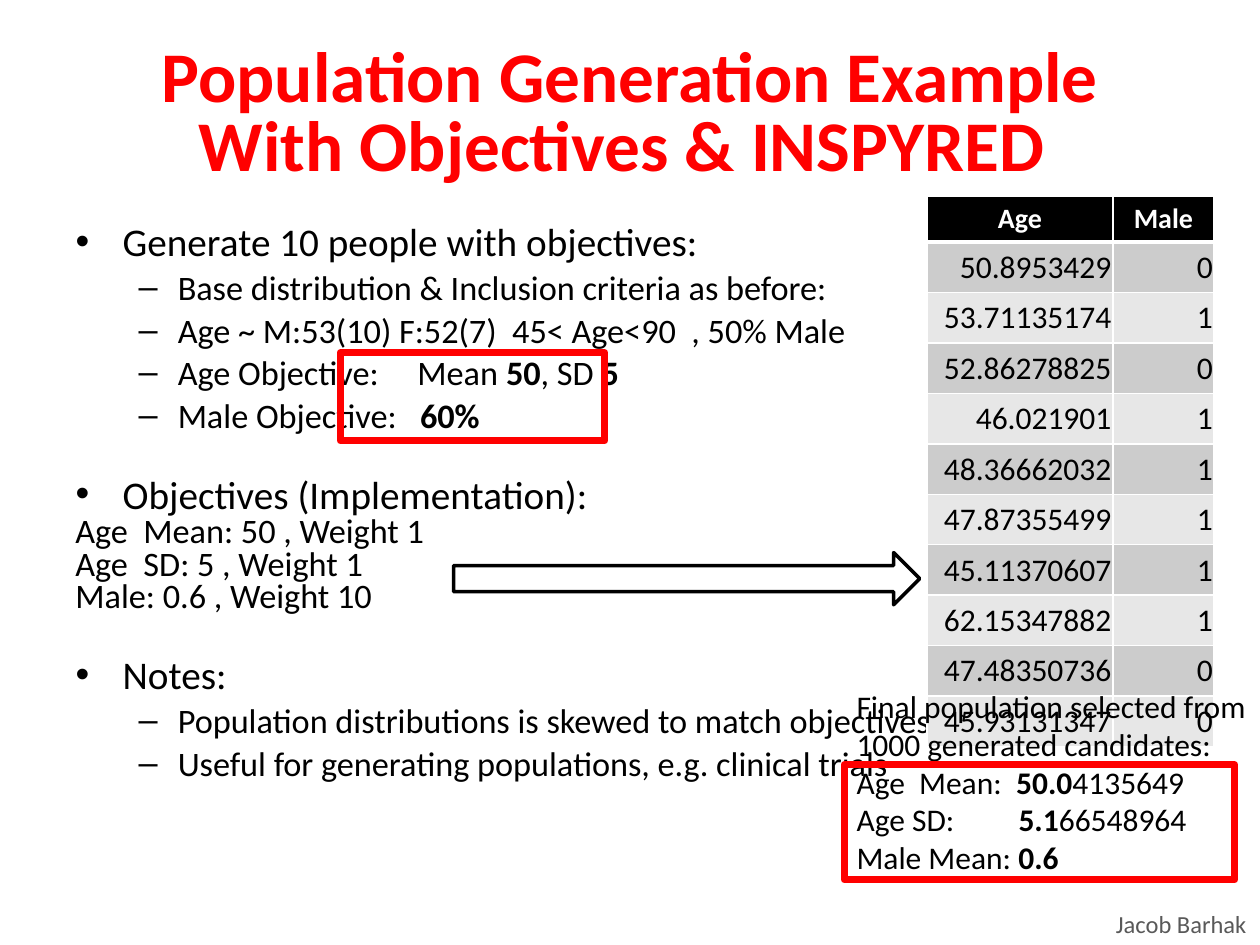
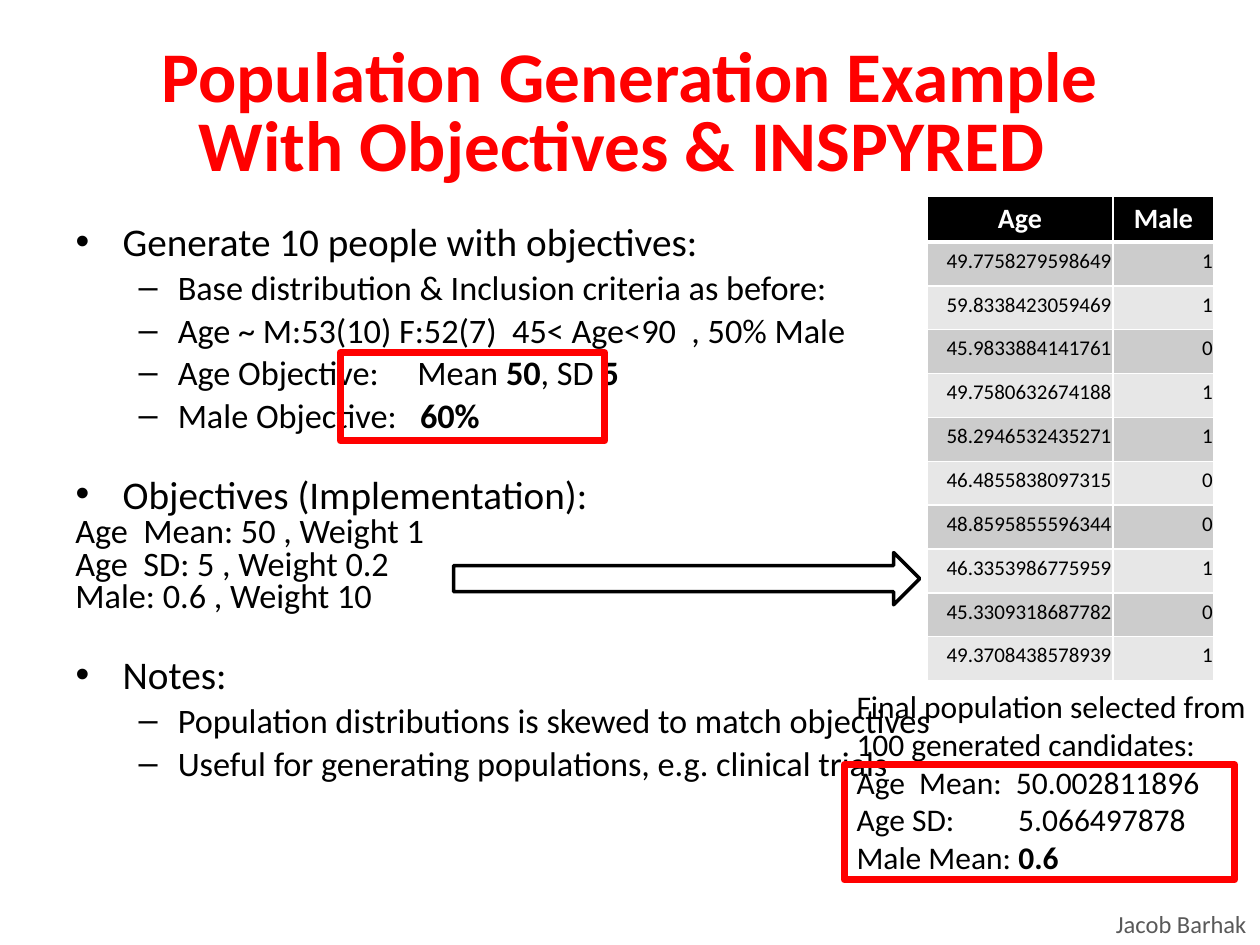
Before and after one commit to Jacob-Barhak/Presentations, a slide deck: slide 22 of MIDAS2021_MIST/MIDAS_Annual_Tutorial_MIST.odp. Drawn at 1260x945 pixels with LibreOffice and Linux fonts; fonts in the diff are those of the drawing. Boxes give left, top, right and bottom in pixels: in the first picture for what was removed or moved away, otherwise in the second. Text is boxed around its words. In the diff, an @@ line names an element or a change of style, - is before the commit and + after.

```diff
--- a/MIDAS2021_MIST/MIDAS_Annual_Tutorial_MIST.odp
+++ b/MIDAS2021_MIST/MIDAS_Annual_Tutorial_MIST.odp
@@ table at <box>927,195,1213,680</box> @@
-row 2, column 1: 50.8953429
+row 2, column 1: 49.7758279598649
-row 2, column 2: 0
+row 2, column 2: 1
-row 3, column 1: 53.71135174
+row 3, column 1: 59.8338423059469
-row 4, column 1: 52.86278825
+row 4, column 1: 45.9833884141761
-row 5, column 1: 46.021901
+row 5, column 1: 49.7580632674188
-row 6, column 1: 48.36662032
+row 6, column 1: 58.2946532435271
-row 7, column 1: 47.87355499
+row 7, column 1: 46.4855838097315
-row 7, column 2: 1
+row 7, column 2: 0
-row 8, column 1: 45.11370607
+row 8, column 1: 48.8595855596344
-row 8, column 2: 1
+row 8, column 2: 0
-row 9, column 1: 62.15347882
+row 9, column 1: 46.3353986775959
-row 10, column 1: 47.48350736
+row 10, column 1: 45.3309318687782
-row 11, column 1: 45.93131347
+row 11, column 1: 49.3708438578939
-row 11, column 2: 0
+row 11, column 2: 1
@@ size 18 to 12 pt in "1", "0", "1", "1" and 2 more places @@
@@ text at <box>75,547,363,582</box>: text changed @@
-Age SD: 5 , Weight 1
+Age SD: 5 , Weight 0.2
@@ text at <box>857,696,1246,837</box>: text changed @@
-Final population selected from 1000 generated candidates:
-Age Mean: 50.04135649
-Age SD: 5.166548964
+Final population selected from 100 generated candidates:
+Age Mean: 50.002811896
+Age SD: 5.066497878
```
Also in this commit, not shown: 3 other slides changed, 2 other files.
